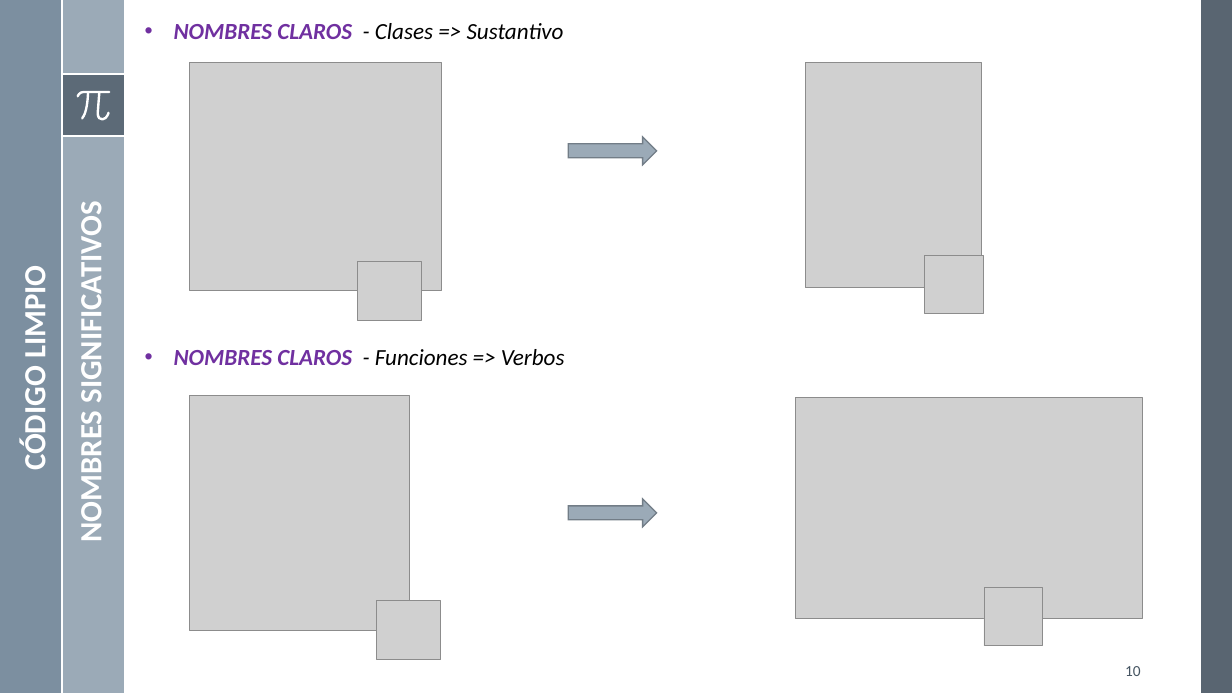
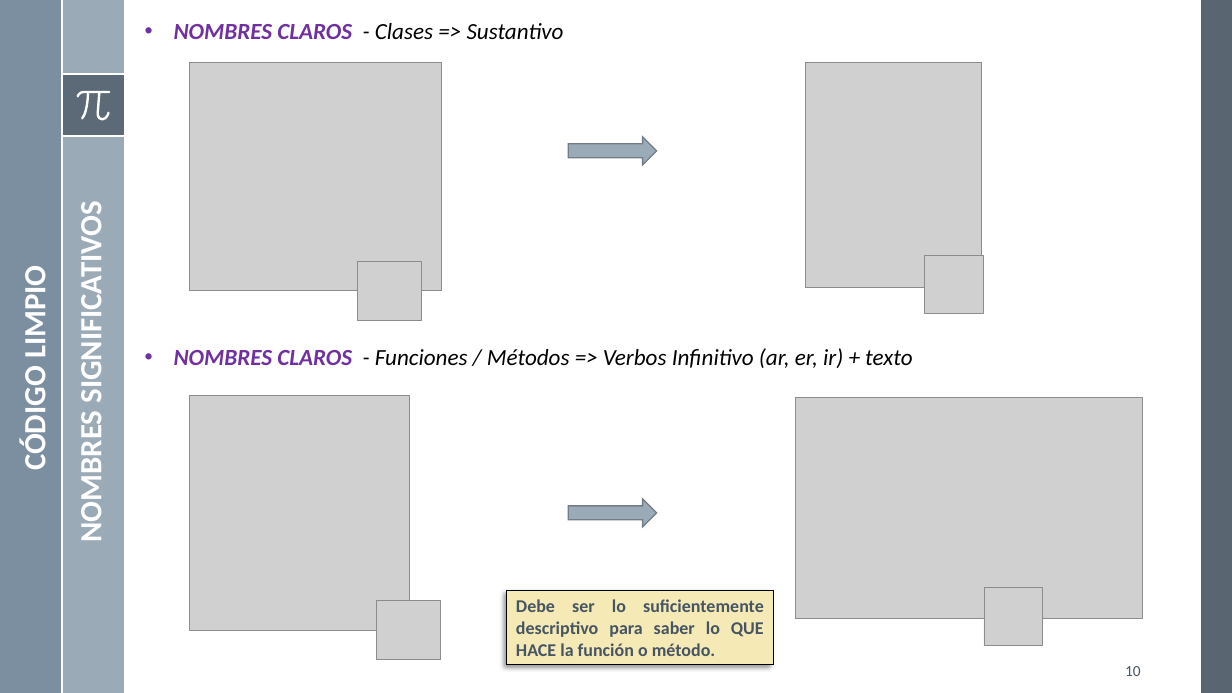
Before and after one commit to mgutierreza/Know, a slide deck: slide 10 of Programacion/POO/POO Buenas Practicas.pptx. Drawn at 1232x693 pixels with LibreOffice and Linux fonts; fonts in the diff are those of the drawing; grey boxes stand for pictures. Boxes give left, top, right and bottom in pixels: in the first picture for what was removed or moved away, otherwise in the second. Text is boxed around its words. In the diff, an @@ line names an element or a change of style, - is before the commit and + after.

```diff
--- a/Programacion/POO/POO Buenas Practicas.pptx
+++ b/Programacion/POO/POO Buenas Practicas.pptx
@@ text at box(174, 348, 912, 368): text changed @@
-• NOMBRES CLAROS - Funciones => Verbos
+• NOMBRES CLAROS - Funciones / Métodos => Verbos Infinitivo (ar, er, ir) + texto
@@ rectangle added at box(506, 591, 773, 665), fill #F5E9B6, outline #000000 0.75 pt, 14 pt, text #465562, bold @@
+Debe ser lo suficientemente descriptivo para saber lo QUE HACE la función o método.
```
Also in this commit, not shown: 4 other slides changed, 10 slides added, 2 other files.
